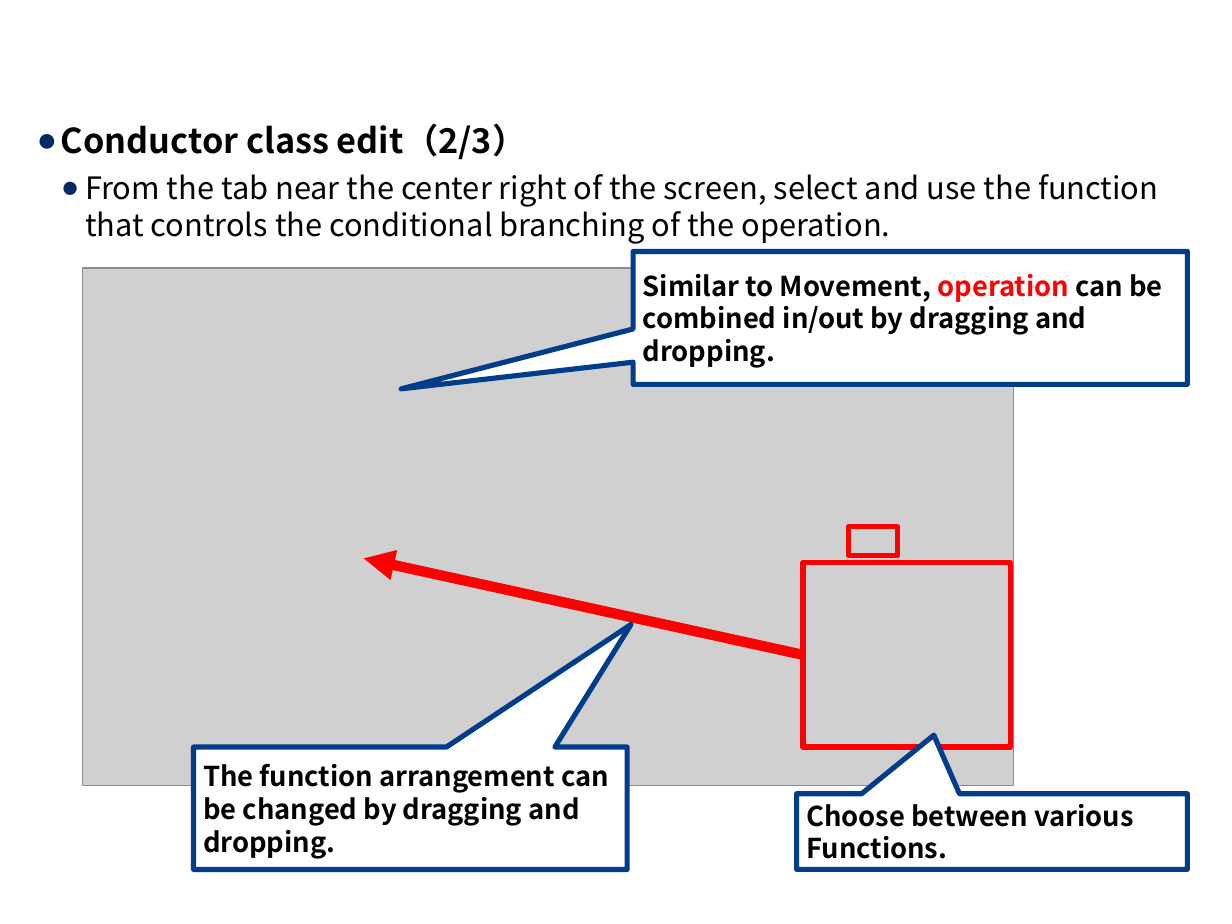
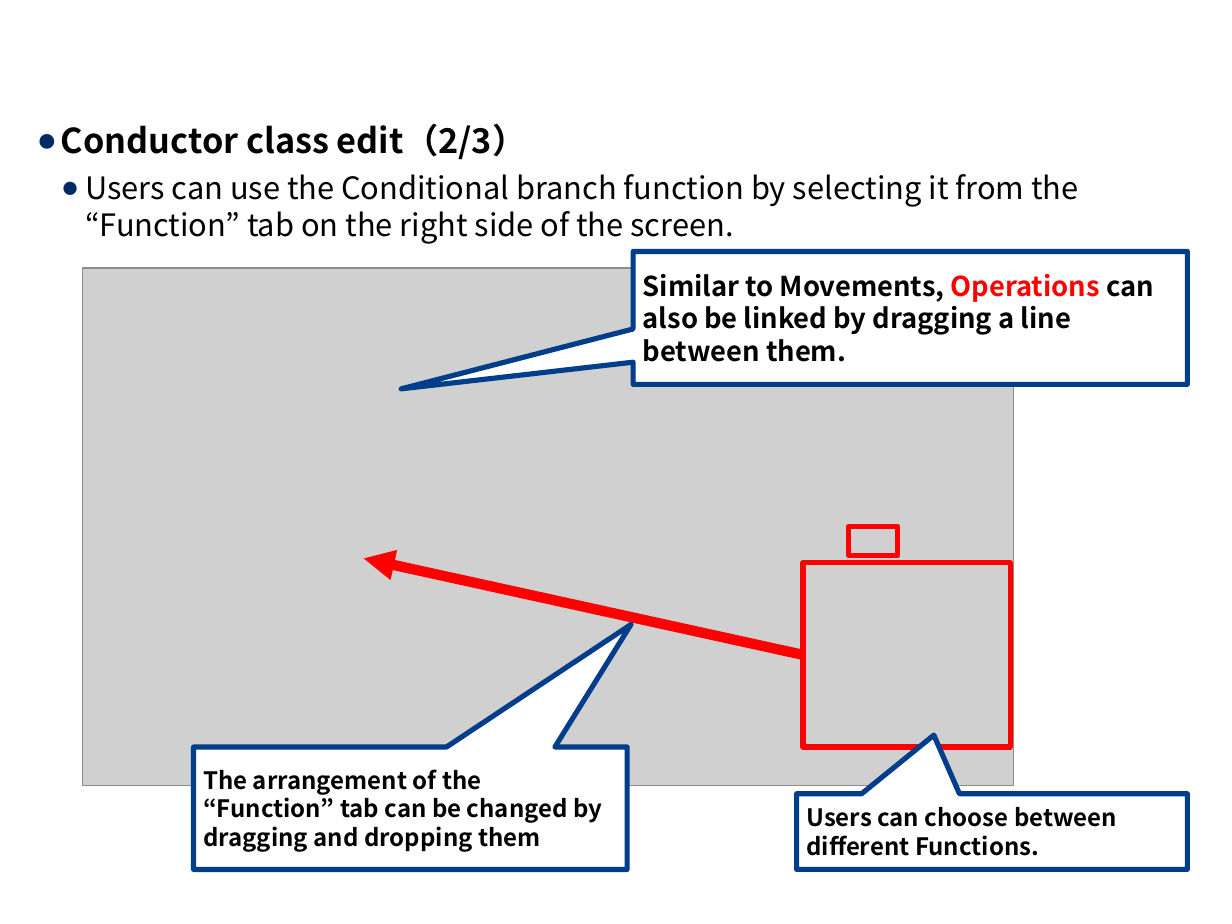
Before and after one commit to exastro-suite/it-automation-docs, a slide deck: slide 10 of asset/Learn/ITA-Conductor.pptx. Drawn at 1232x924 pixels with LibreOffice and Linux fonts; fonts in the diff are those of the drawing; grey boxes stand for pictures; background and template pictures are left out. Boxes give left, top, right and bottom in pixels: in the first picture for what was removed or moved away, otherwise in the second. Text is boxed around its words. In the diff, an @@ line names an element or a change of style, - is before the commit and + after.

```diff
--- a/asset/Learn/ITA-Conductor.pptx
+++ b/asset/Learn/ITA-Conductor.pptx
@@ text at bbox=[85, 174, 1078, 244]: text changed @@
-  ● From the tab near the center right of the screen, select and use the function that controls the conditional branching of the operation.
+  ● Users can use the Conditional branch function by selecting it from the “Function” tab on the right side of the screen.
@@ text in speech box at bbox=[643, 274, 1154, 362]: text changed @@
-Similar to Movement, operation can be combined in/out by dragging and
-dropping.
+Similar to Movements, Operations can also be linked by dragging a line between them.
@@ text in speech box at bbox=[203, 769, 602, 852]: text changed; size 16 to 14 pt @@
-The function arrangement can be changed by dragging and dropping.
+The arrangement of the “Function” tab can be changed by dragging and dropping them
@@ text in speech box at bbox=[806, 807, 1117, 856]: text changed; size 16 to 14 pt @@
-Choose between various
-Functions.
+Users can choose between different Functions.
```
Also in this commit, not shown: 15 other slides changed, 1 slide added, 1 other file.
